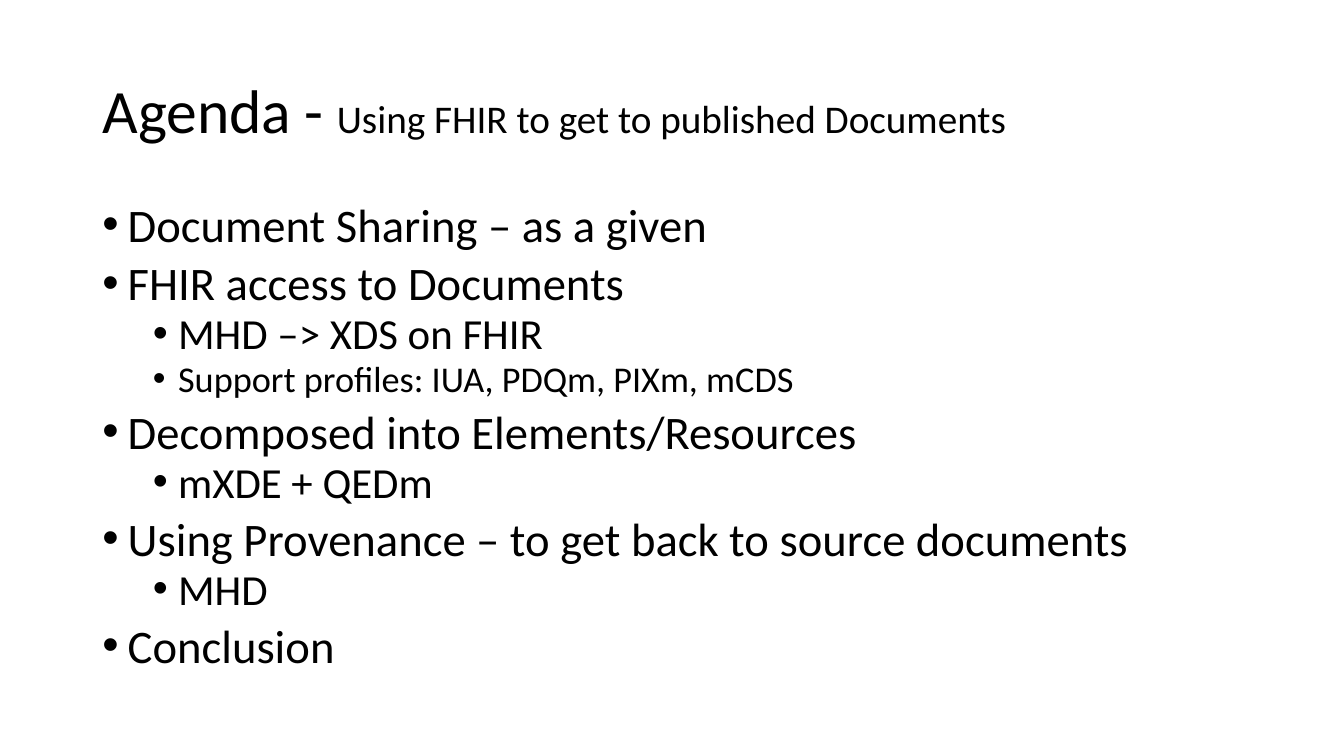
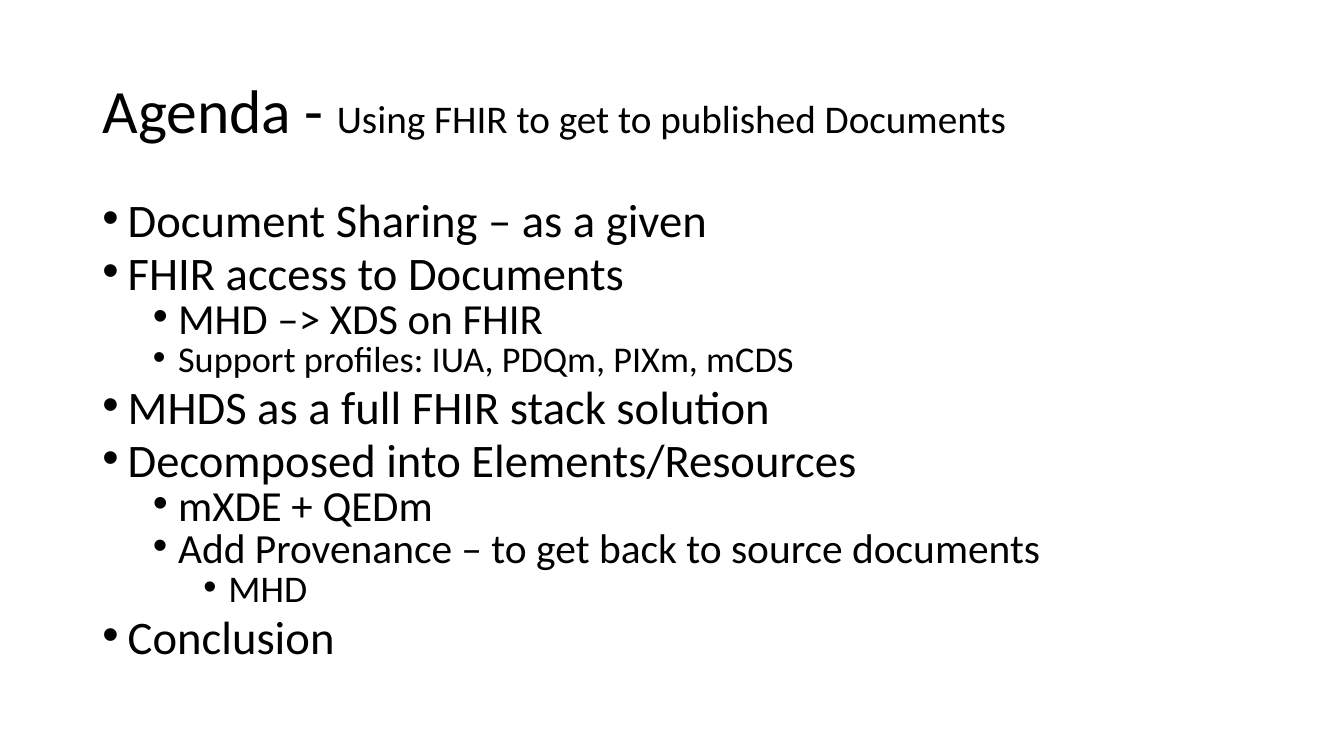
Before and after one commit to IHE/IT-Infrastructure, a slide deck: slide 2 of Presentations/XDSonFHIR-MHD+mXDE+QEDm.pptx. Drawn at 1344x756 pixels with LibreOffice and Linux fonts; fonts in the diff are those of the drawing. Boxes give left, top, right and bottom in pixels: in the first picture for what was removed or moved away, otherwise in the second. Text is boxed around its words. In the diff, an @@ line names an element or a change of style, - is before the commit and + after.

```diff
--- a/Presentations/XDSonFHIR-MHD+mXDE+QEDm.pptx
+++ b/Presentations/XDSonFHIR-MHD+mXDE+QEDm.pptx
@@ text at [128,204,856,655]: size 30.6 to 26.9 pt in "MHD"; line spacing 0.8 to 0.7; list level 2 to 3 in "MHD" @@
@@ text at [128,391,769,425]: paragraph added @@
+• MHDS as a full FHIR stack solution
@@ text at [178,534,1040,570]: text changed; size 33.3 to 29.6 pt @@
-• Using Provenance – to get back to source documents
+  • Add Provenance – to get back to source documents
```
Also in this commit, not shown: 5 other slides changed, 2 other files.
